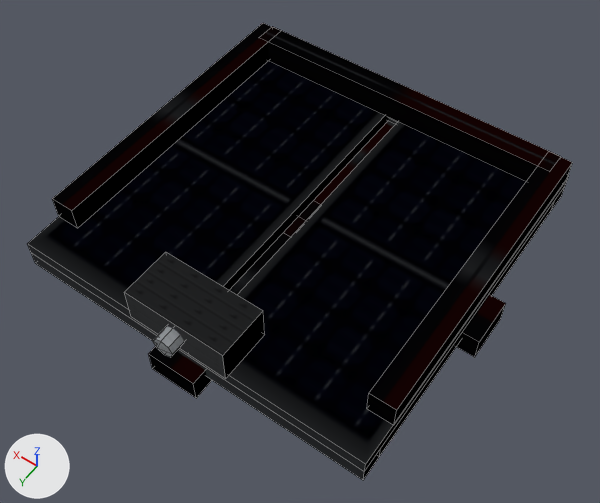
Renders of the OBJ model src/main/resources/assets/electricity/models/pv_flat/pv_flat.obj from each side of a commit.
Camera for both pictures: a 50 mm lens placed at (-0.74, 1.065, 1.602), pointed at (-0.033, 0.076, 0.047). Lighting does not change. The marker at lower left points along +X, +Y and +Z. The first picture is the older version. Mesh edges are drawn as thin lines. Where no turn or scale is listed for an object, it has been applied to the vertices.

Objects in the first picture: 'frame', 'harness', 'harness.001', 'harness.002', 'harness.003', 'harness.004', 'harness_north', 'harness_north.002', 'harness_south.001', 'harness_west.001', 'modules', 'modules.001' and 3 more.
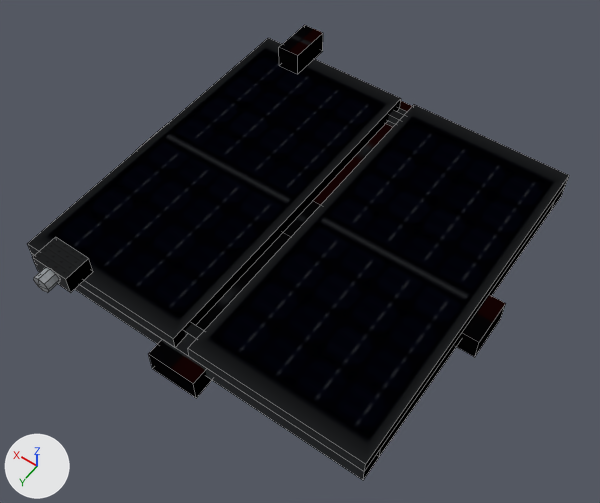
Location of each change, (x1, y1, x2, y2) in pixels of the pictures (600 x 503 px; the box of a moved part takes in the faces that stretch with it):
'harness.003', reshaped (92% narrower, 92% shorter)
    before: (52, 23, 573, 410)
    after: (280, 25, 323, 56)
'harness.004', reshaped
    before: (53, 42, 572, 425)
    after: (279, 34, 323, 74)
'harness.001', reshaped (60% narrower, 59% shorter)
    before: (124, 252, 263, 356)
    after: (33, 237, 88, 279)
'harness.002', moved, rescaled
    before: (124, 293, 265, 379)
    after: (33, 258, 93, 292)
'harness_north.001', reshaped (not visible before)
    after: (149, 233, 290, 384)
'harness_north', reshaped
    before: (149, 220, 305, 384)
    after: (149, 355, 212, 398)
'harness', moved, rescaled (19% narrower, 19% shorter)
    before: (153, 326, 184, 357)
    after: (34, 268, 59, 293)
'harness_north.002', reshaped (mostly hidden afterwards)
    before: (149, 355, 212, 398)
    after: (185, 323, 204, 341)
'harness_south', reshaped (not visible before)
    after: (387, 110, 404, 125)
part 5 of me_harness_004, moved or reshaped
    before: (268, 42, 537, 181)
    after: (279, 34, 323, 74)
part 6 of me_harness_004, deleted
    before: (367, 164, 572, 425)
part 7 of me_harness_004, deleted
    before: (53, 43, 269, 228)

Edits to the bpy script that builds the scene:
```text
Change me_harness:
    remove me_harness.from_pydata(...)  # 16 vertices, 14 faces; spans x -0.026..0.026, y 0.463..0.507, z 0.129..0.181
    add me_harness.from_pydata(...)  # 16 vertices, 14 faces; spans x 0.308..0.352, y 0.497..0.533, z 0.113..0.157
    me_harness part 1: the whole mesh is scaled about its middle by (0.846, 0.818, 0.846), then moved by (0.33, 0.03, -0.02)
Change me_harness_001:
    remove me_harness_001.from_pydata(...)  # 4 vertices, 1 face; spans x -0.13..0.13, y 0.34..0.47, z 0.2
    add me_harness_001.from_pydata(...)  # 4 vertices, 1 face; spans x 0.28..0.382, y 0.43..0.5, z 0.16
    me_harness_001 part 2
    me_harness_001.vertices[0].co: (-0.13, 0.47, 0.2) -> (0.28, 0.5, 0.16)  # pixel (222, 355) -> pixel (65, 279)
    me_harness_001.vertices[1].co: (0.13, 0.47, 0.2) -> (0.382, 0.5, 0.16)  # pixel (124, 292) -> pixel (32, 257)
    me_harness_001.vertices[2].co: (0.13, 0.34, 0.2) -> (0.382, 0.43, 0.16)  # pixel (165, 251) -> pixel (55, 236)
    me_harness_001.vertices[3].co: (-0.13, 0.34, 0.2) -> (0.28, 0.43, 0.16)  # pixel (263, 310) -> pixel (88, 258)
Change me_harness_002:
    remove me_harness_002.from_pydata(...)  # 8 vertices, 5 faces; spans x -0.13..0.13, y 0.34..0.47, z 0.11..0.2
    add me_harness_002.from_pydata(...)  # 8 vertices, 5 faces; spans x 0.28..0.382, y 0.43..0.5, z 0.11..0.16
    me_harness_002 part 3: the whole mesh is scaled about its middle by (0.394, 0.538, 0.556), then moved by (0.331, 0.06, -0.02)
Change me_harness_003:
    verts and faces of me_harness_003; kept vertices keep their numbers, new ones are numbered from 20
    remove me_harness_003.from_pydata(...)  # 20 vertices, 5 faces; spans x -0.461..0.461, y -0.442..0.44, z 0.0..0.173
    add me_harness_003.from_pydata(...)  # 4 vertices, 1 face; spans x 0.3..0.363, y -0.5..-0.38, z 0.173
    me_harness_003 part 4
    add delete_vertices([*range(0, 20)])  # with the faces that use them
    add verts[20] = (0.3, -0.38, 0.173)  # pixel (297, 55)
    add verts[21] = (0.363, -0.38, 0.173)  # pixel (278, 47)
    add verts[22] = (0.363, -0.5, 0.173)  # pixel (304, 24)
    add verts[23] = (0.3, -0.5, 0.173)  # pixel (323, 32)
    add faces += [(20, 21, 22, 23)]
Change me_harness_004:
    remove me_harness_004.from_pydata(...)  # 38 vertices, 25 faces; spans x -0.461..0.461, y -0.442..0.44, z 0.0..0.173
    add me_harness_004.from_pydata(...)  # 8 vertices, 5 faces; spans x 0.3..0.363, y -0.5..-0.38, z 0.11..0.173
    me_harness_004 part 5: the loose piece of 8 vertices spanning x -0.43..0.43, y -0.442..-0.38, z 0.11..0.173 is scaled about its middle by (0.0727, 1.92, 1), then moved by (0.331, -0.029, 0.0)
    me_harness_004 part 6: the loose piece of 8 vertices spanning x -0.461..-0.399, y -0.44..0.36, z 0.11..0.173 is deleted
    me_harness_004 part 7: the loose piece of 8 vertices spanning x 0.399..0.461, y -0.44..0.36, z 0.11..0.173 is deleted
    other edits to the shape of me_harness_004 do not show in these pictures
Change me_harness_north:
    verts and faces of me_harness_north; kept vertices keep their numbers, new ones are numbered from 4
    remove me_harness_north.from_pydata(...)  # 4 vertices, 1 face; spans x -0.062..0.062, y 0.0..0.5, z 0.062
    remove me_harness_north.materials.append(mat_dc_cable)  # picture img_dc_harness_png
    add me_harness_north.from_pydata(...)  # 8 vertices, 5 faces; spans x -0.062..0.062, y 0.062..0.5, z 0.0..0.062
    me_harness_north part 8
    add delete_vertices([2, 3])  # with the faces that use them
    add verts[4] = (-0.062, 0.062, 0.0)
    add verts[5] = (-0.062, 0.063, 0.062)
    add verts[6] = (-0.062, 0.5, 0.0)  # pixel (196, 398)
    add for new, old in zip([7, 8, 9], [4, 5, 6]): verts[new] = verts[old] + (0.124, 0.0, 0.0)
    add faces += [(4, 7, 9, 6), (0, 6, 9, 1), (4, 5, 8, 7), (0, 5, 4, 6), (1, 9, 7, 8)]
    add me_harness_north.materials.append(mat_dc_jacket)  # picture img_dc_jacket_png
Change me_harness_north_001:
    verts and faces of me_harness_north_001; kept vertices keep their numbers, new ones are numbered from 8
    remove me_harness_north_001.from_pydata(...)  # 8 vertices, 6 faces; spans x -0.09..0.09, y 0.4..0.425, z 0.0..0.085
    remove me_harness_north_001.materials.append(mat_steel)  # picture img_pv_steel_png
    add me_harness_north_001.from_pydata(...)  # 4 vertices, 1 face; spans x -0.062..0.062, y 0.063..0.5, z 0.062
    me_harness_north_001 part 9
    add delete_vertices([*range(0, 8)])  # with the faces that use them
    add verts[8] = (-0.062, 0.063, 0.062)
    add verts[9] = (0.062, 0.063, 0.062)
    add verts[10] = (-0.062, 0.5, 0.062)  # pixel (193, 383)
    add verts[11] = (0.062, 0.5, 0.062)  # pixel (148, 353)
    add faces += [(8, 10, 11, 9)]
    add me_harness_north_001.materials.append(mat_dc_cable)  # picture img_dc_harness_png
Change me_harness_north_002:
    remove me_harness_north_002.from_pydata(...)  # 8 vertices, 5 faces; spans x -0.062..0.062, y 0.0..0.5, z 0.0..0.062
    remove me_harness_north_002.materials.append(mat_dc_jacket)  # picture img_dc_jacket_png
    add me_harness_north_002.from_pydata(...)  # 24 vertices, 18 faces; spans x -0.095..0.095, y 0.4..0.425, z 0.0..0.095
    me_harness_north_002 part 10: the whole mesh is rebuilt
    add me_harness_north_002.materials.append(mat_steel)  # picture img_pv_steel_png
Change me_harness_south:
    remove me_harness_south.from_pydata(...)  # 8 vertices, 5 faces; spans x -0.062..0.062, y -0.5..0.0, z 0.0..0.063
    remove me_harness_south.materials.append(mat_dc_jacket)  # picture img_dc_jacket_png
    add me_harness_south.from_pydata(...)  # 24 vertices, 18 faces; spans x -0.095..0.095, y -0.425..-0.4, z 0.0..0.095
    me_harness_south part 11: the whole mesh is rebuilt
    add me_harness_south.materials.append(mat_steel)  # picture img_pv_steel_png
```
